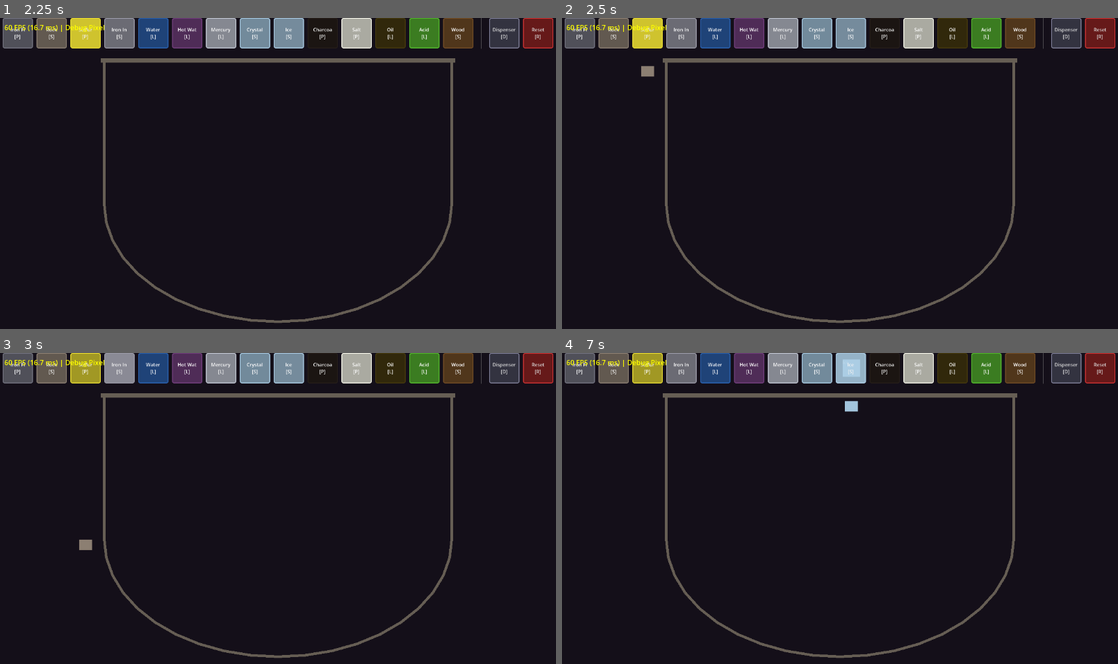
Above: before the commit, frames 1-4 (two rows, left to right).
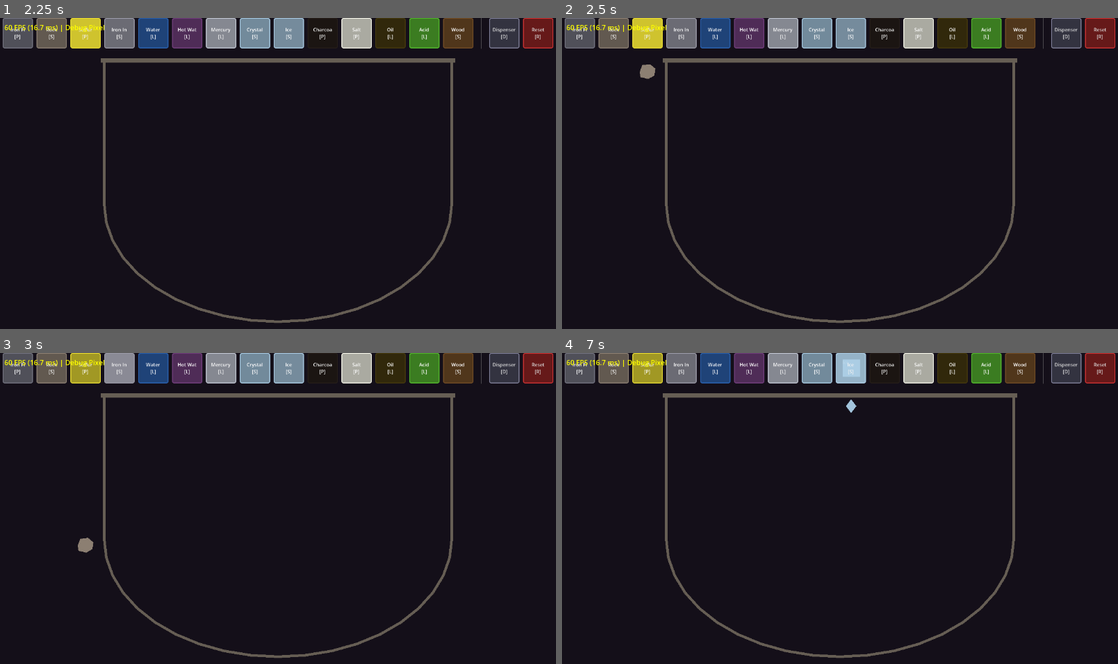
Above: after the commit, the same moments.

Repository: zholobov/alchemy-proto
Game: Godot game, scene res://src/main.tscn
Same seed, same stepped clock (60 frames per second), same inputs: the game is played once before the commit and once after it.
Inputs:
- Up to frame 1 (2.25 s): click "Iron Fi [P]" at 0.5 s; click "Rock [S]" at 1.25 s; click "Sulfur [P]" at 2 s
- Up to frame 2 (2.5 s): no input
- Up to frame 3 (3 s): click "Iron In [S]" at 2.75 s
- Up to frame 4 (7 s): click "Water [L]" at 3.5 s; click "Hot Wat [L]" at 4.25 s; click "Mercury [L]" at 5 s; click "Crystal [S]" at 5.75 s; click "Ice [S]" at 6.5 s

Frame 1 is identical in both runs. In frame 2, less than 0.1% of the frame differs, in the area x 14-17%, y 14-20%; in frame 3, less than 0.1%; in frame 4, less than 0.1%, in the area x 50-54%, y 14-20%.
Error in both runs: Cannot call method 'buffer_update' on a null value. (res://src/simulation/particle_fluid_solver.gd:411)

Commit message:
feat(substance): add polygon shapes to rock, ice, crystal
Co-Authored-By: Claude Sonnet 4.6 <noreply@anthropic.com>

Diff:
--- a/data/substances/crystal.tres
+++ b/data/substances/crystal.tres
@@ -8,6 +8,7 @@
 phase = 0
 density = 2.65
 viscosity = 1.0
+polygon = PackedVector2Array(0, -16, 12, 0, 0, 16, -12, 0)
 melting_point = 1713.0
 boiling_point = 2950.0
 flash_point = -1.0
--- a/data/substances/ice.tres
+++ b/data/substances/ice.tres
@@ -8,6 +8,7 @@
 phase = 0
 density = 0.92
 viscosity = 1.0
+polygon = PackedVector2Array(-14, -12, 14, -12, 14, 12, -14, 12)
 melting_point = 0.0
 boiling_point = 100.0
 flash_point = -1.0
--- a/data/substances/rock.tres
+++ b/data/substances/rock.tres
@@ -8,6 +8,7 @@
 phase = 0
 density = 2.6
 viscosity = 1.0
+polygon = PackedVector2Array(-12, -14, 6, -16, 18, -6, 16, 10, 2, 18, -16, 14, -18, 2)
 melting_point = 1200.0
 boiling_point = 3000.0
 flash_point = -1.0
